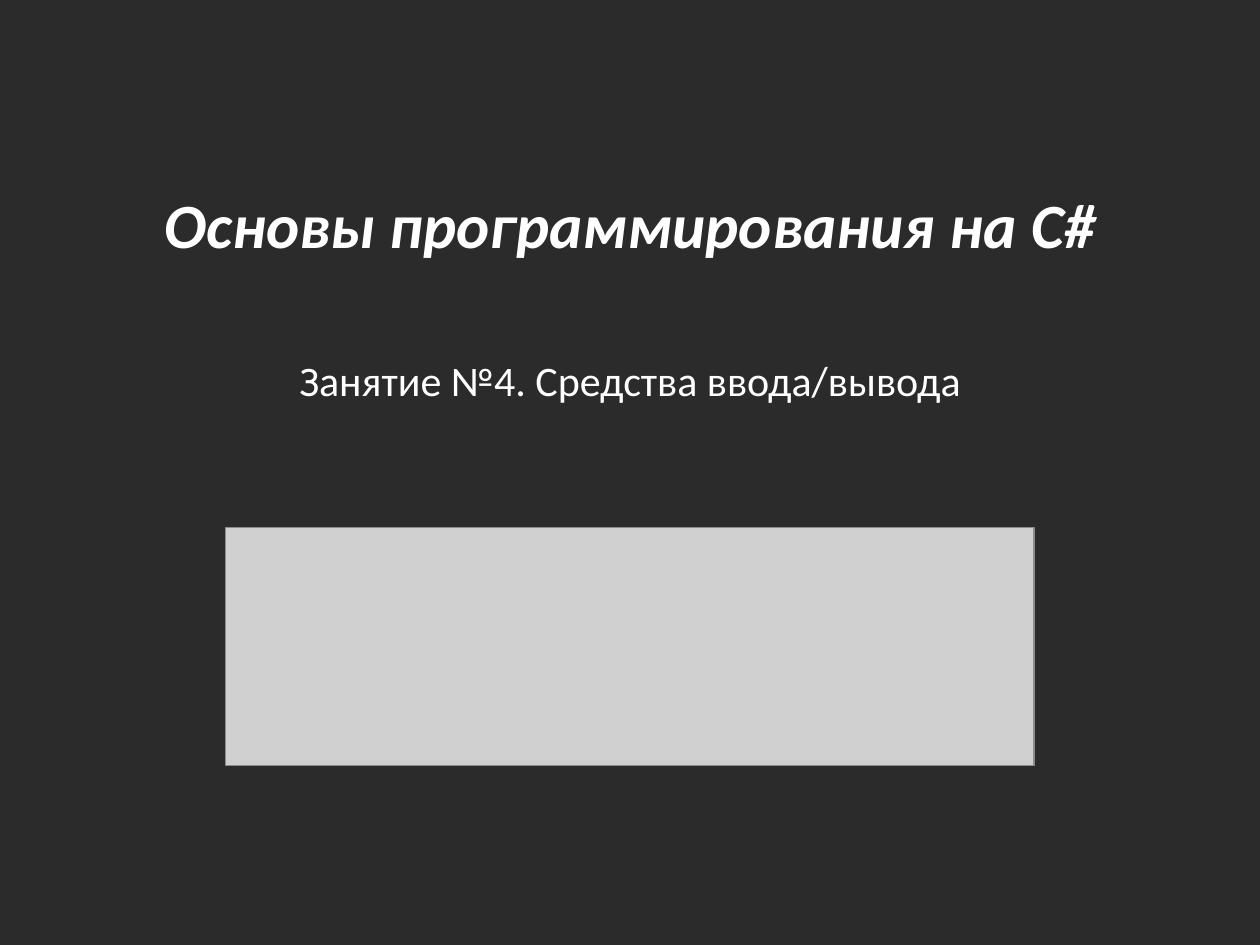
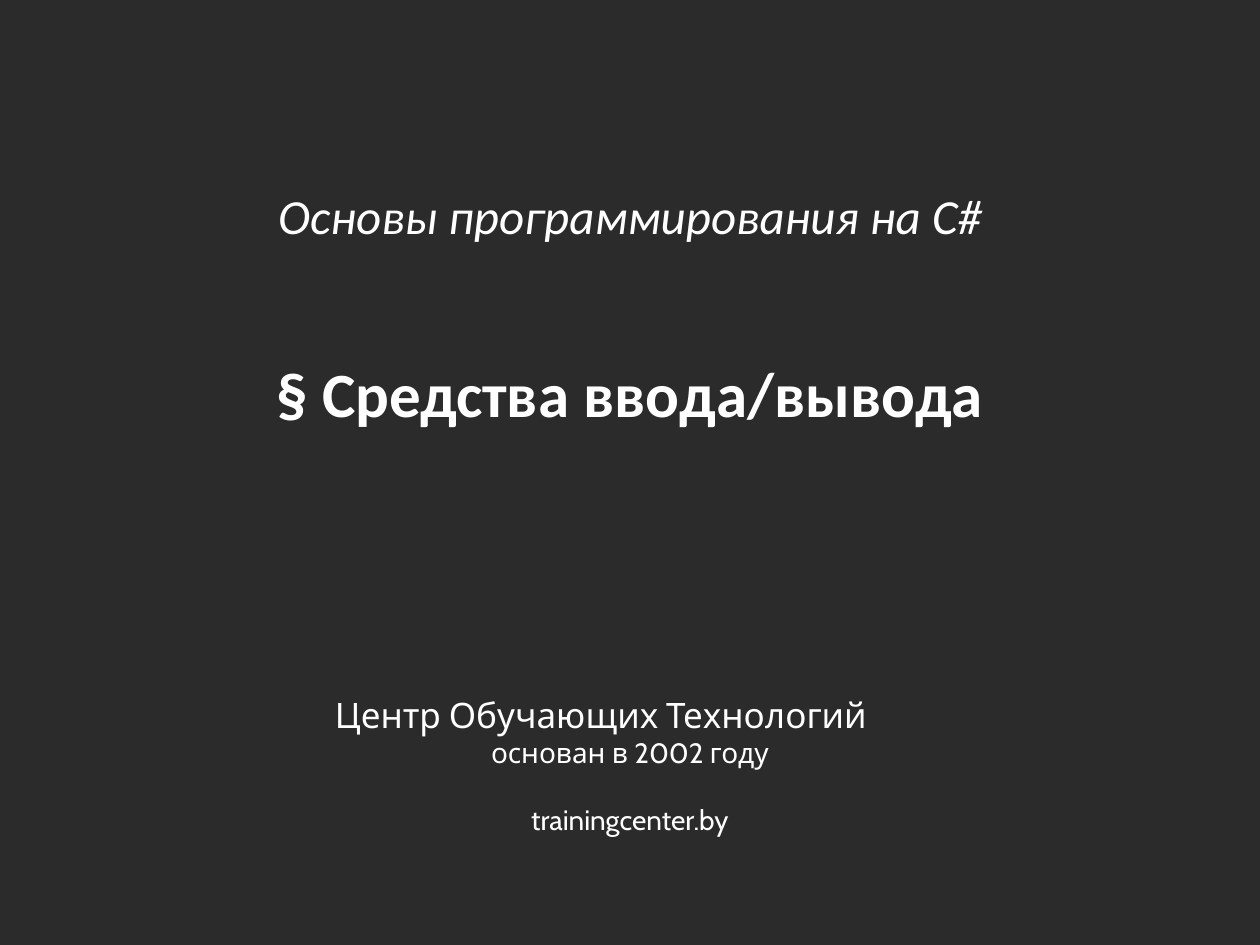
Before and after one commit to bazile/Training, a slide deck: slide 1 of Presentation/lesson-04-io.pptx. Drawn at 1260x945 pixels with LibreOffice and Linux fonts; fonts in the diff are those of the drawing; grey boxes stand for pictures; background and template pictures are left out; a plain dark background stands for a picture behind light text. Boxes give left, top, right and bottom in pixels: in the first picture for what was removed or moved away, otherwise in the second. Text is boxed around its words. In the diff, an @@ line names an element or a change of style, - is before the commit and + after.

```diff
--- a/Presentation/lesson-04-io.pptx
+++ b/Presentation/lesson-04-io.pptx
@@ text "Основы программирования на C#" at box(278, 201, 982, 242): size 36 to 28 pt, bold off @@
@@ text at box(322, 372, 982, 427): text changed; size 24 to 36 pt; bold on @@
-Занятие №4. Средства ввода/вывода
+§ Средства ввода/вывода
@@ picture removed at box(226, 528, 1034, 766) @@
@@ text added at box(335, 701, 866, 836), 16 pt, text #FFFFFF @@
+Центр Обучающих Технологий
+основан в 2002 году
+trainingcenter.by
```
Also in this commit, not shown: 1 other slide changed, 25 other files.
